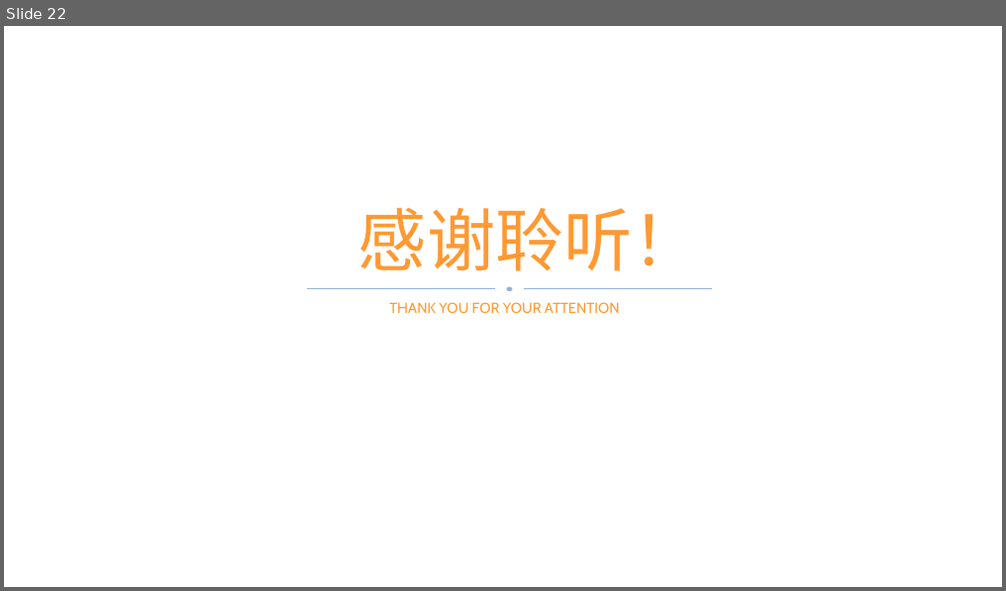
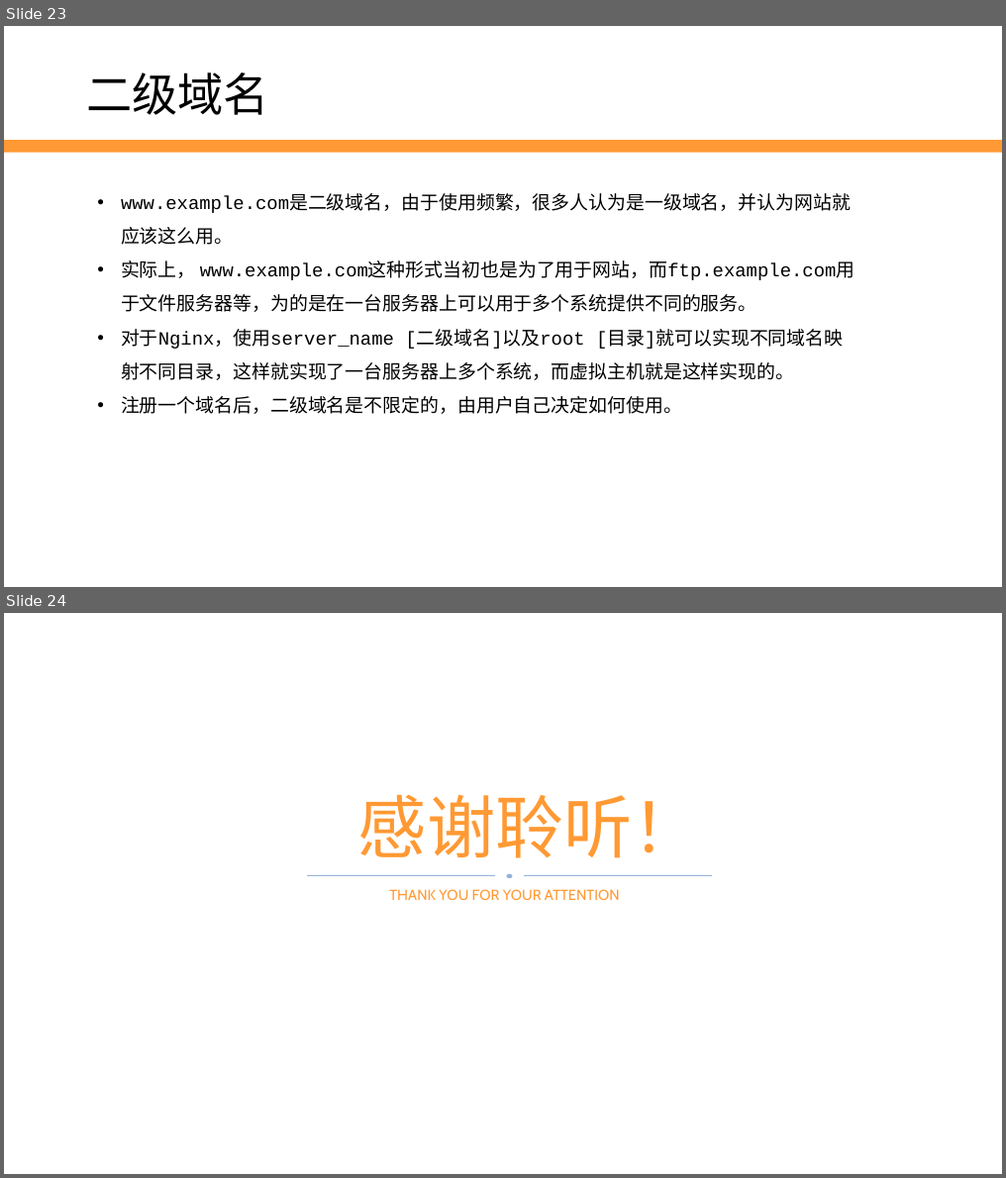
Before and after one commit to edu2act/2017-2018_1st_Wechat_Web_Programming, a slide deck: meterials/slides/ch02-serve- and-domain-name.pptx. Shown one above the other, each under a label of ours: slide 22 before the commit, slides 23 and 24 after it. The pictures are 1006x591 and 1006x1178 pixels, drawn with LibreOffice and Linux fonts; fonts in the diff are those of the drawing; background and template pictures are left out. Boxes give left, top, right and bottom in pixels: in the first picture for what was removed or moved away, otherwise in the second. Text is boxed around its words. In the diff, an @@ line names an element or a change of style, - is before the commit and + after.

```diff
--- a/meterials/slides/ch02-serve- and-domain-name.pptx
+++ b/meterials/slides/ch02-serve- and-domain-name.pptx
@@ slide 23 added at box(4, 26, 1002, 587), background #FFFFFF @@
@@ text added at box(86, 73, 269, 115), 44 pt, text #000000 @@
+二级域名
@@ rectangle added at box(4, 140, 1002, 153), fill #FF9933 @@
@@ text added at box(121, 196, 855, 414), 18 pt, text #000000 @@
+• www.example.com是二级域名，由于使用频繁，很多人认为是一级域名，并认为网站就应该这么用。
+• 实际上， www.example.com这种形式当初也是为了用于网站，而ftp.example.com用于文件服务器等，为的是在一台服务器上可以用于多个系统提供不同的服务。
+• 对于Nginx，使用server_name [二级域名]以及root [目录]就可以实现不同域名映射不同目录，这样就实现了一台服务器上多个系统，而虚拟主机就是这样实现的。
+• 注册一个域名后，二级域名是不限定的，由用户自己决定如何使用。
@@ what was slide 22 is now slide 24 @@
```
Also in this commit, not shown: 16 slides changed, 1 other slide added, 23 other files.
